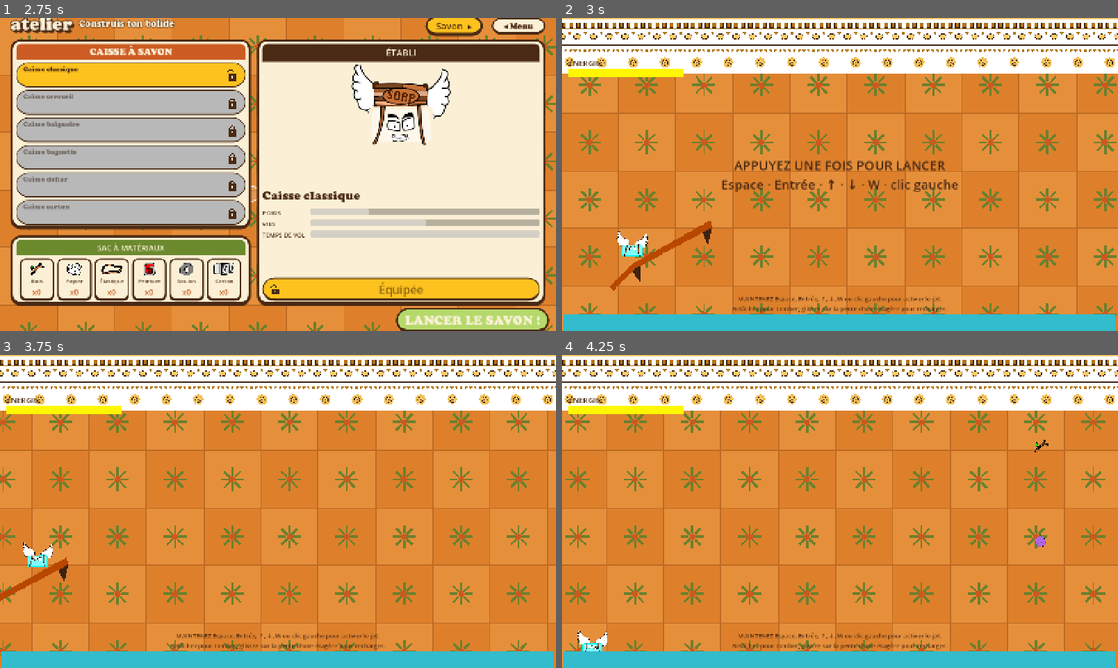
Above: before the commit, frames 1-4 (two rows, left to right).
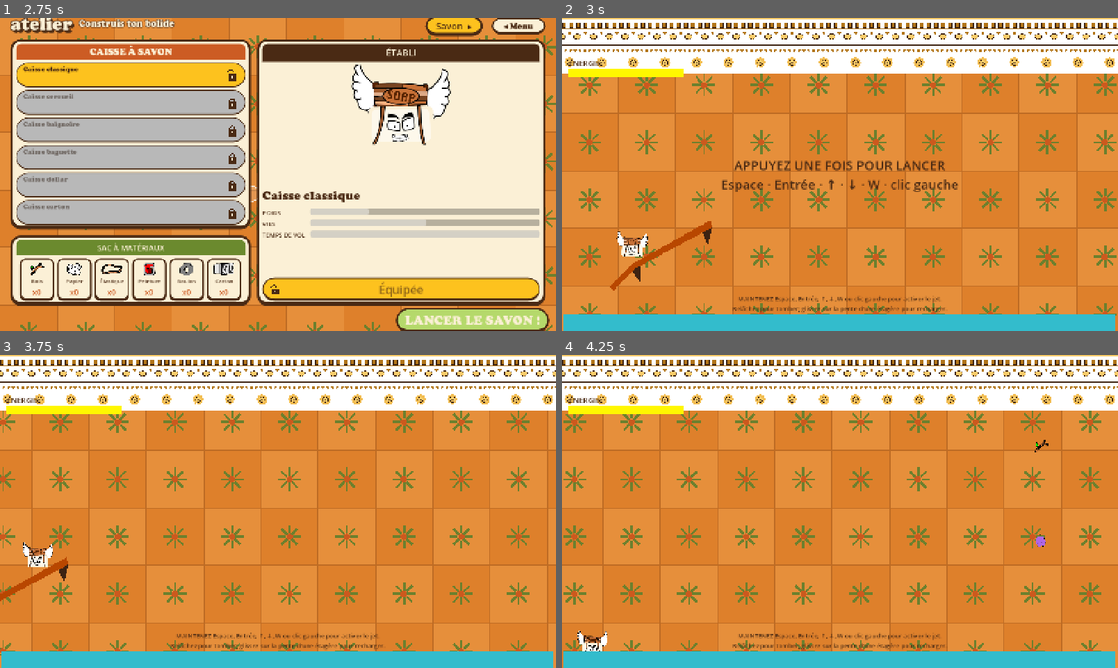
Above: after the commit, the same moments.

Repository: atostivint/LesAilesEtLaCaisse
Game: Godot game, scene res://Mathilde/main_menu.tscn
The game is run twice, just before and just after one commit, with the same random seed, the same clock (stepped at 60 frames per second) and the same inputs. Sound files missing from this copy of the repository are replaced by a short silence.
Inputs (mouse positions are in pixels of both pictures, inside the frame that each line leads up to):
- Up to frame 1 (2.75 s): click "Nouvelle partie" at 0.5 s; click "Nouvelle partie" at 1.25 s; click "◂ Atelier" at 2 s
- Up to frame 2 (3 s): click "LANCER LE SAVON !" at 2.75 s
- Up to frame 3 (3.75 s): tap Enter at 3.5 s; move the mouse to (400, 495) at 3.52 s; hold Space (thrust) from 3.53 s (still down); click (400, 495) at 3.67 s
- Up to frame 4 (4.25 s): keep holding Space (thrust)

Frame 1 is identical in both runs. In frame 2, 0.2% of the frame differs, in the area x 10-15%, y 69-77%; in frame 3, 0.2%; in frame 4, 9.2%, in the area x 0-98%, y 17-95%.

Commit message:
Fond du vol en parallaxe (bg_parallax = 0.3) pour réduire l'effet de scintillement ; savon et caisse équipés appliqués au lancement
Co-Authored-By: Claude Sonnet 5.5 <noreply@anthropic.com>

Diff:
--- a/scenes/level.gd
+++ b/scenes/level.gd
@@ -13,6 +13,10 @@
 
 var game_started := false
 var tuning: Tuning
+
+## Vitesse de défilement du carrelage, en part de la vitesse du savon : 0 = fixe à l'écran, 1 = fixe dans le monde.
+## Plus c'est bas, moins ça scintille (confort visuel).
+@export_range(0.0, 1.0, 0.05) var bg_parallax := 0.3
 
 @export var trap_timer_init: float = 0.5
 @export_range(0.5, 30.0, 0.5) var shelf_spawn_interval := 3.0
@@ -38,6 +42,8 @@
 func _ready() -> void:
 	Musique.jouer_piste(Musique.PISTE_COURSE)
 	tuning = GameState.tuning
+	soap.set_crate_texture(tuning.crate(GameState.equipped).texture)
+	Personnage.appliquer_choisi(soap)
 	soap.cruise_speed = cruise_speed
 	soap.gravity = gravity
 	soap.jet_thrust = jet_thrust
@@ -75,6 +81,7 @@
 	if not game_started:
 		return
 	cam.position.x += soap.velocity.x * delta
+	carrelage.position.x += soap.velocity.x * delta * (1.0 - bg_parallax)
 	%TrapsSpawnerGroup.position.x += soap.velocity.x * delta
 	%ShelfSpawnersGroup.position.x += soap.velocity.x * delta
 	%Ceiling.position.x += soap.velocity.x * delta
